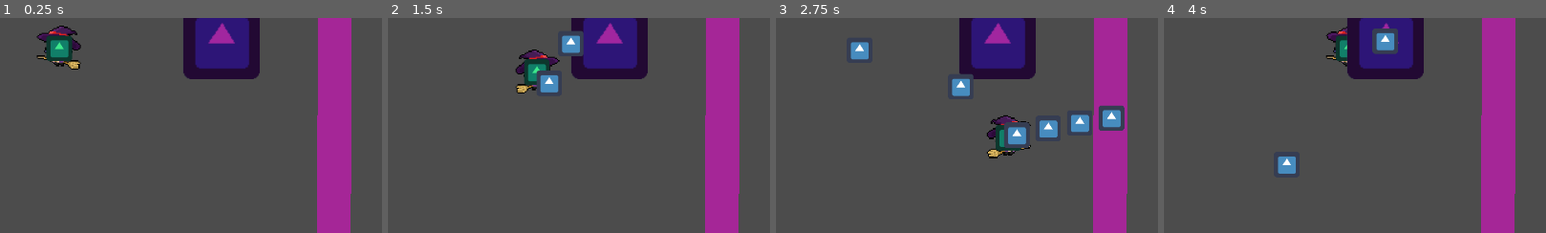
Above: before the commit, frames 1-4 (left to right).
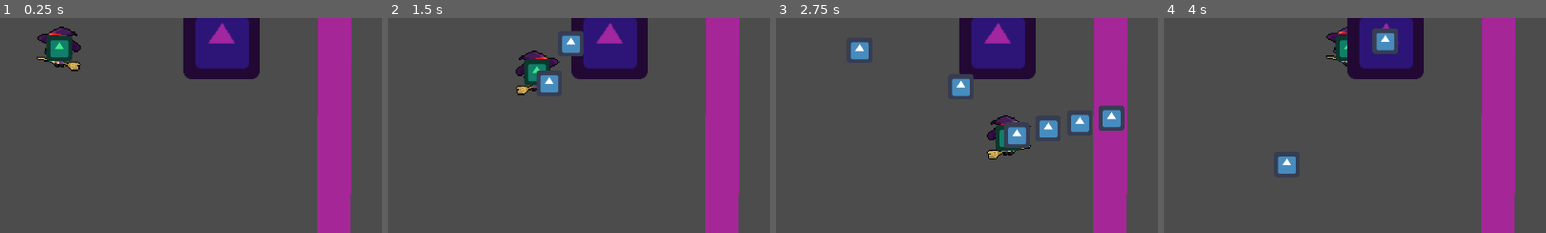
Above: after the commit, the same moments.

Repository: SAM2WOW/ProjectDanmaku
Game: Godot game, scene res://scenes/Main.tscn
The game is run twice, just before and just after one commit, with the same random seed, the same clock (stepped at 60 frames per second) and the same inputs. The engine's default icon, where the game draws it, is replaced by a stand-in: a white triangle on a blue panel in a dark square.
Inputs (mouse positions are % of the whole screen's width and height, from its top left):
- Up to frame 1 (0.25 s): no input
- Up to frame 2 (1.5 s): tap Enter at 0.5 s; move the mouse to (72, 45) at 0.52 s; press the mouse at (72, 45) at 0.53 s; hold D (move_right) 0.53-1.28 s; move the mouse to (30, 55) at 1.27 s; release the mouse at (30, 55) at 1.28 s; hold S (move_down) from 1.28 s (still down); click (30, 55) at 1.35 s
- Up to frame 3 (2.75 s): move the mouse to (60, 28) at 2.02 s; release S (move_down) at 2.03 s; press the mouse at (60, 28) at 2.03 s; hold D (move_right) from 2.03 s (still down)
- Up to frame 4 (4 s): move the mouse to (45, 70) at 2.77 s; release D (move_right) at 2.78 s; release the mouse at (45, 70) at 2.78 s; hold W (move_up) 2.78-3.53 s; click (45, 70) at 2.85 s; move the mouse to (80, 65) at 3.52 s; press the mouse at (80, 65) at 3.53 s; hold A (move_left) from 3.53 s (still down)
The pictures show only the part of the screen within x 0-50%, y 8-58%; the shares and areas given below are measured in that part.

The runs differ from the first frame. In frame 1, 0.6% of the frame differs, in the area x 9-22%, y 3-25%; in frame 2, 0.5%; in frame 3, 0.1%; in frame 4, less than 0.1%.

Commit message:
Button Style Switching

Diff:
--- a/objects/characters/Boss.tscn
+++ b/objects/characters/Boss.tscn
@@ -6,7 +6,7 @@
 [sub_resource type="RectangleShape2D" id=1]
 extents = Vector2( 77.5, 79 )
 
-[node name="Boss" type="KinematicBody2D"]
+[node name="Boss" type="KinematicBody2D" groups=["style"]]
 collision_layer = 8
 collision_mask = 0
 script = ExtResource( 1 )
--- a/objects/characters/Player.gd
+++ b/objects/characters/Player.gd
@@ -22,7 +22,7 @@
 	if event is InputEventKey:
 		var keyPressed = event.scancode
 		if keyPressed in [48,49,50]:
-			for node in get_tree().get_nodes_in_group('bullet'):
+			for node in get_tree().get_nodes_in_group('style'):
 				node._on_Verse_Jump(keyPressed - 48)
 				# print(keyPressed - 48)
 
--- a/objects/characters/Player.tscn
+++ b/objects/characters/Player.tscn
@@ -40,7 +40,7 @@
 [sub_resource type="CircleShape2D" id=1]
 radius = 14.0
 
-[node name="Player" type="KinematicBody2D"]
+[node name="Player" type="KinematicBody2D" groups=["style"]]
 collision_layer = 2
 script = ExtResource( 1 )
 
@@ -54,6 +54,7 @@
 [node name="AnimatedSprite" type="AnimatedSprite" parent="Style1"]
 scale = Vector2( 3, 3 )
 frames = SubResource( 8 )
+frame = 5
 speed_scale = 2.0
 playing = true
 script = ExtResource( 4 )
--- a/objects/weapons/BasicBullet.tscn
+++ b/objects/weapons/BasicBullet.tscn
@@ -6,7 +6,7 @@
 [sub_resource type="CircleShape2D" id=1]
 radius = 45.2769
 
-[node name="BasicBullet" type="RigidBody2D" groups=["bullet"]]
+[node name="BasicBullet" type="RigidBody2D" groups=["bullet", "style"]]
 collision_layer = 4
 collision_mask = 3
 gravity_scale = 0.0
